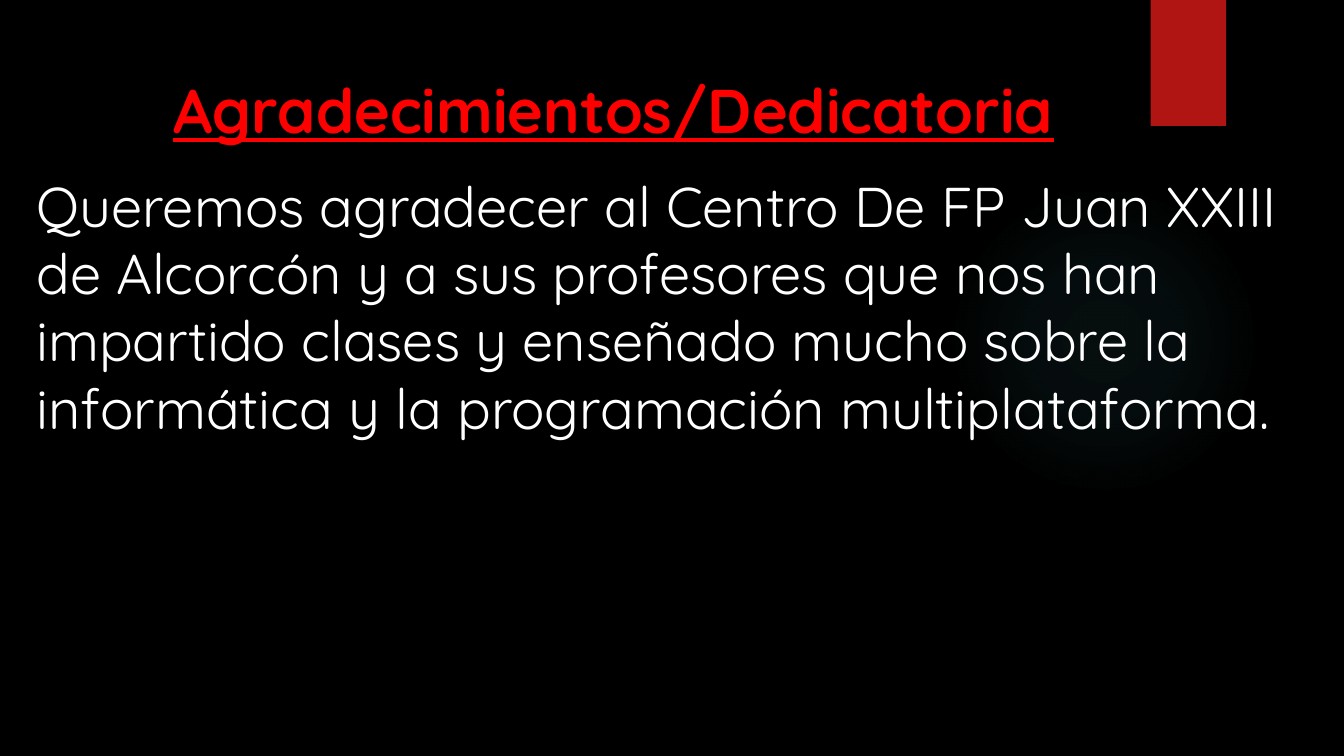
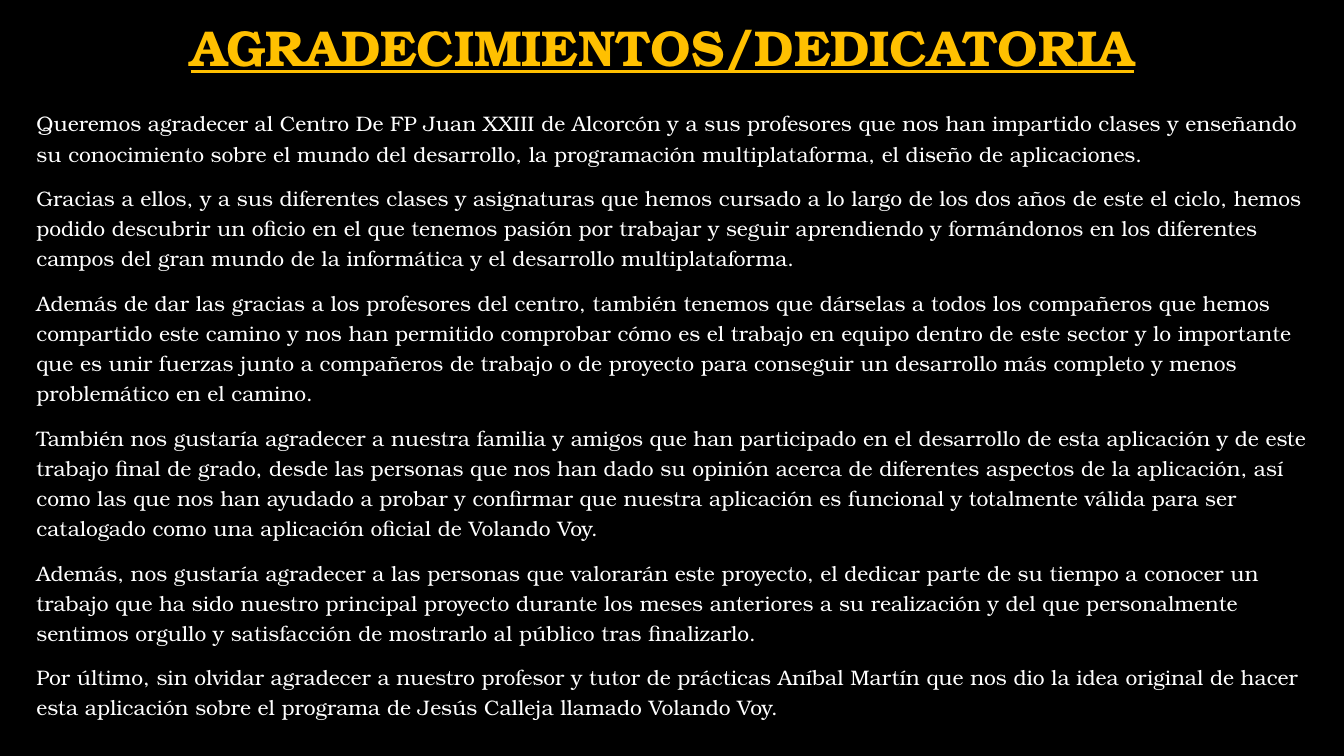
Before and after one commit to Fleon02/VolandoVoy, a slide deck: slide 3 of Presentación Trabajo Fin De Grado David Corredor Miguel, Antonio Castillo y Francisco Leon.pptx. Drawn at 1344x756 pixels with LibreOffice and Linux fonts; fonts in the diff are those of the drawing; background and template pictures are left out. Boxes give left, top, right and bottom in pixels: in the first picture for what was removed or moved away, otherwise in the second. Text is boxed around its words. In the diff, an @@ line names an element or a change of style, - is before the commit and + after.

```diff
--- a/Presentación Trabajo Fin De Grado David Corredor Miguel, Antonio Castillo y Francisco Leon.pptx
+++ b/Presentación Trabajo Fin De Grado David Corredor Miguel, Antonio Castillo y Francisco Leon.pptx
@@ title at <box>191,29,1134,73</box>: text changed; size 44 to 36 pt; font Quicksand to TeX Gyre Bonum; text colour #FF0000 to #FFC000 @@
-Agradecimientos/Dedicatoria
+AGRADECIMIENTOS/DEDICATORIA
@@ rectangle removed at <box>1150,0,1226,126</box> @@
@@ text at <box>36,115,1306,720</box>: text changed; size 40 to 15 pt; font Quicksand to TeX Gyre Bonum @@
-Queremos agradecer al Centro De FP Juan XXIII de Alcorcón y a sus profesores que nos han impartido clases y enseñado mucho sobre la informática y la programación multiplataforma.
+Queremos agradecer al Centro De FP Juan XXIII de Alcorcón y a sus profesores que nos han impartido clases y enseñando su conocimiento sobre el mundo del desarrollo, la programación multiplataforma, el diseño de aplicaciones.
+Gracias a ellos, y a sus diferentes clases y asignaturas que hemos cursado a lo largo de los dos años de este el ciclo, hemos podido descubrir un oficio en el que tenemos pasión por trabajar y seguir aprendiendo y formándonos en los diferentes campos del gran mundo de la informática y el desarrollo multiplataforma.
+Además de dar las gracias a los profesores del centro, también tenemos que dárselas a todos los compañeros que hemos compartido este camino y nos han permitido comprobar cómo es el trabajo en equipo dentro de este sector y lo importante que es unir fuerzas junto a compañeros de trabajo o de proyecto para conseguir un desarrollo más completo y menos problemático en el camino.
+También nos gustaría agradecer a nuestra familia y amigos que han participado en el desarrollo de esta aplicación y de este trabajo final de grado, desde las personas que nos han dado su opinión acerca de diferentes aspectos de la aplicación, así como las que nos han ayudado a probar y confirmar que nuestra aplicación es funcional y totalmente válida para ser catalogado como una aplicación oficial de Volando Voy.
+Además, nos gustaría agradecer a las personas que valorarán este proyecto, el dedicar parte de su tiempo a conocer un trabajo que ha sido nuestro principal proyecto durante los meses anteriores a su realización y del que personalmente sentimos orgullo y satisfacción de mostrarlo al público tras finalizarlo.
+Por último, sin olvidar agradecer a nuestro profesor y tutor de prácticas Aníbal Martín que nos dio la idea original de hacer esta aplicación sobre el programa de Jesús Calleja llamado Volando Voy.
@@ ellipse removed at <box>949,185,1259,495</box> @@
```
Also in this commit, not shown: 13 other slides changed, 9 slides added, 2 slides removed, 1 other file.
